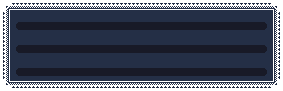
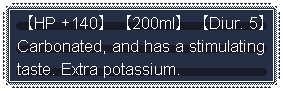
Before/after of a 283 × 91 layered artwork. What changed in the layer stack:
added layer "EN" above "JP" over [left=17, top=15, right=264, bottom=78]
